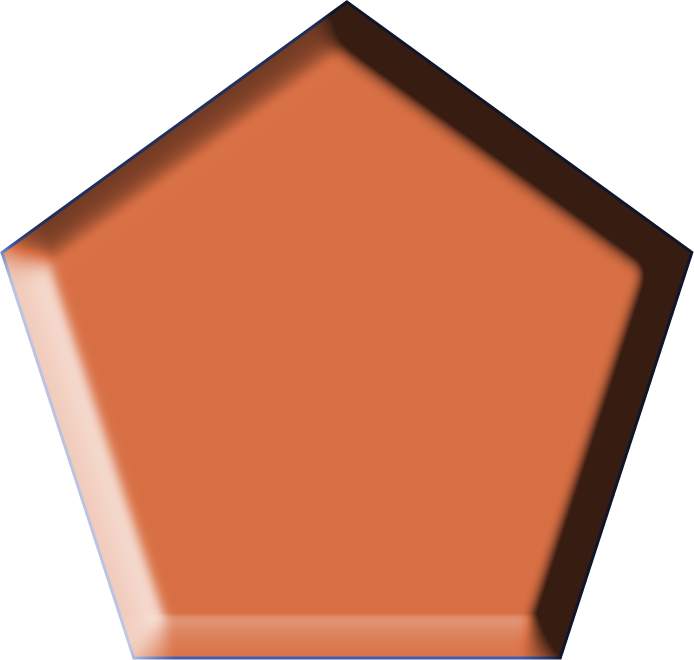
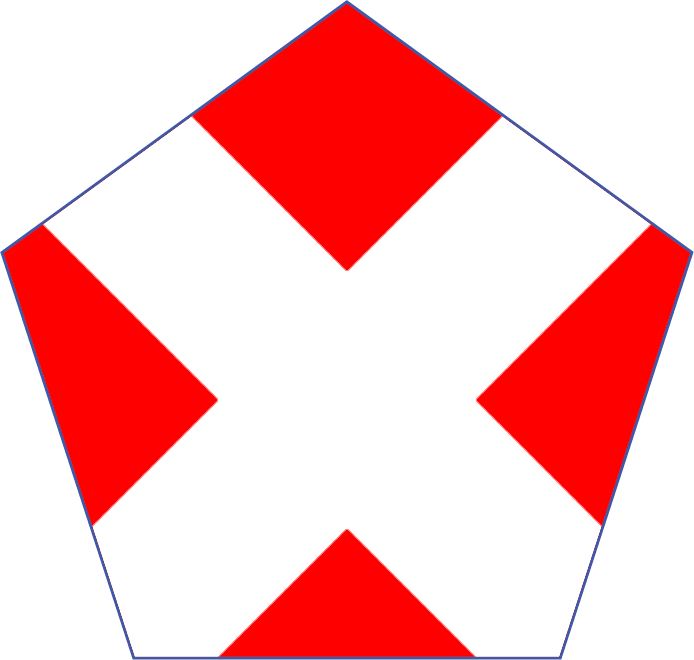
Layers edited between the first and the second 694px x 660px image:
added layer "Layer 0 copy" above "Layer 0" over [0, 0, 694, 660]
hid "Layer 0" over [0, 0, 694, 660]
